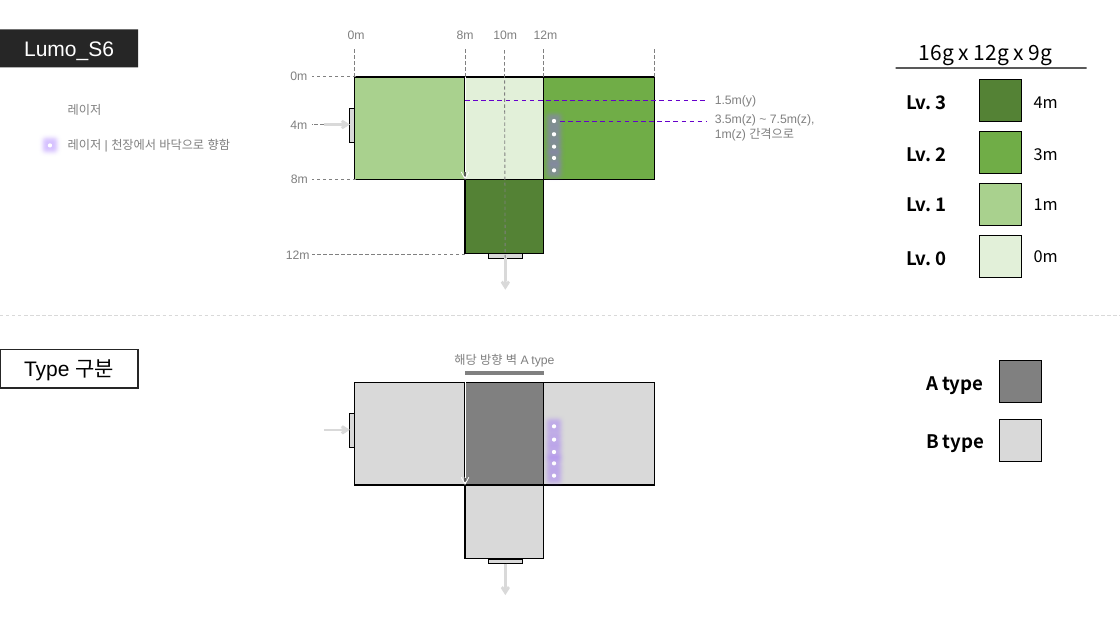
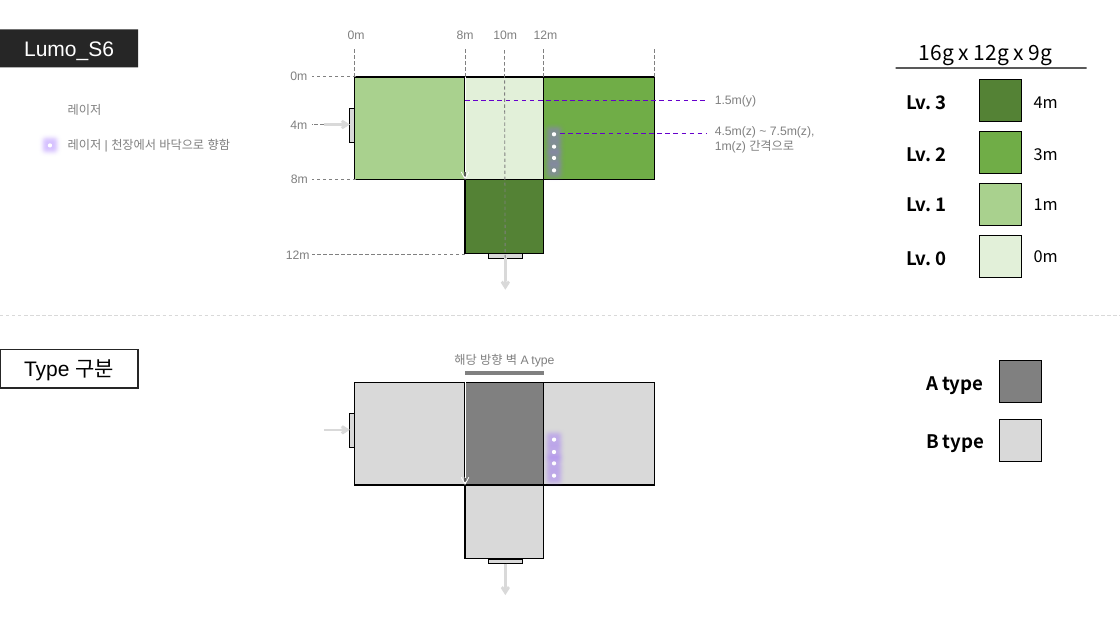
Before and after one commit to GGMGangsterHamster/GangsterHamster, a slide deck: slide 5 of Documents/LevelDesign/LumoStage/Lumo_Stage.pptx. Drawn at 1120x630 pixels with LibreOffice and Linux fonts; fonts in the diff are those of the drawing. Boxes give left, top, right and bottom in pixels: in the first picture for what was removed or moved away, otherwise in the second. Text is boxed around its words. In the diff, an @@ line names an element or a change of style, - is before the commit and + after.

```diff
--- a/Documents/LevelDesign/LumoStage/Lumo_Stage.pptx
+++ b/Documents/LevelDesign/LumoStage/Lumo_Stage.pptx
@@ ellipse removed at bbox=[552, 119, 556, 124] @@
@@ text "4.5m(z) ~ 7.5m(z),": place and size @@
-text "4.5m(z) ~ 7.5m(z)," at bbox=[715, 114, 815, 141]
+text "4.5m(z) ~ 7.5m(z)," at bbox=[715, 126, 815, 153]
@@ line moved from (560, 121) - (707, 121) to (560, 134) - (707, 134) @@
@@ text at bbox=[715, 126, 815, 138]: text changed @@
-3.5m(z) ~ 7.5m(z),
+4.5m(z) ~ 7.5m(z),
@@ ellipse removed at bbox=[552, 424, 556, 429] @@
```
Also in this commit, not shown: 4 other slides changed, 3 other files.
